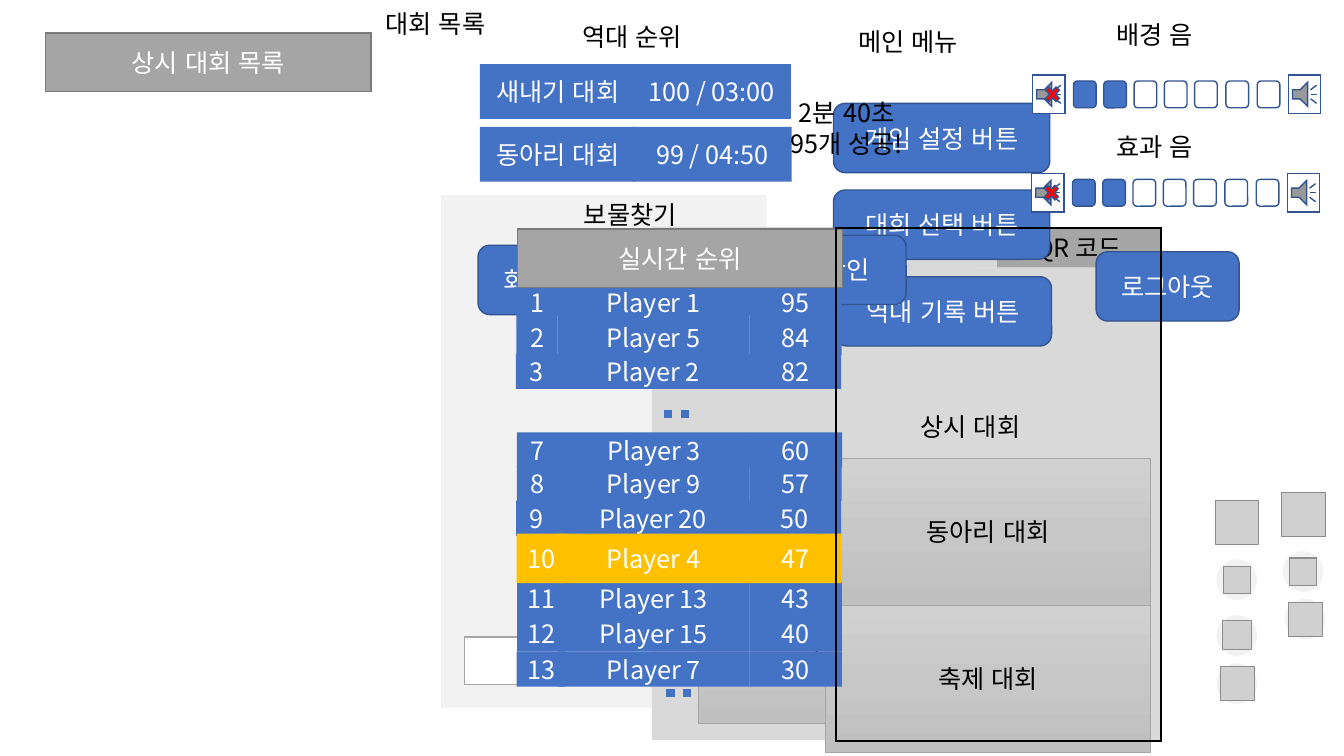
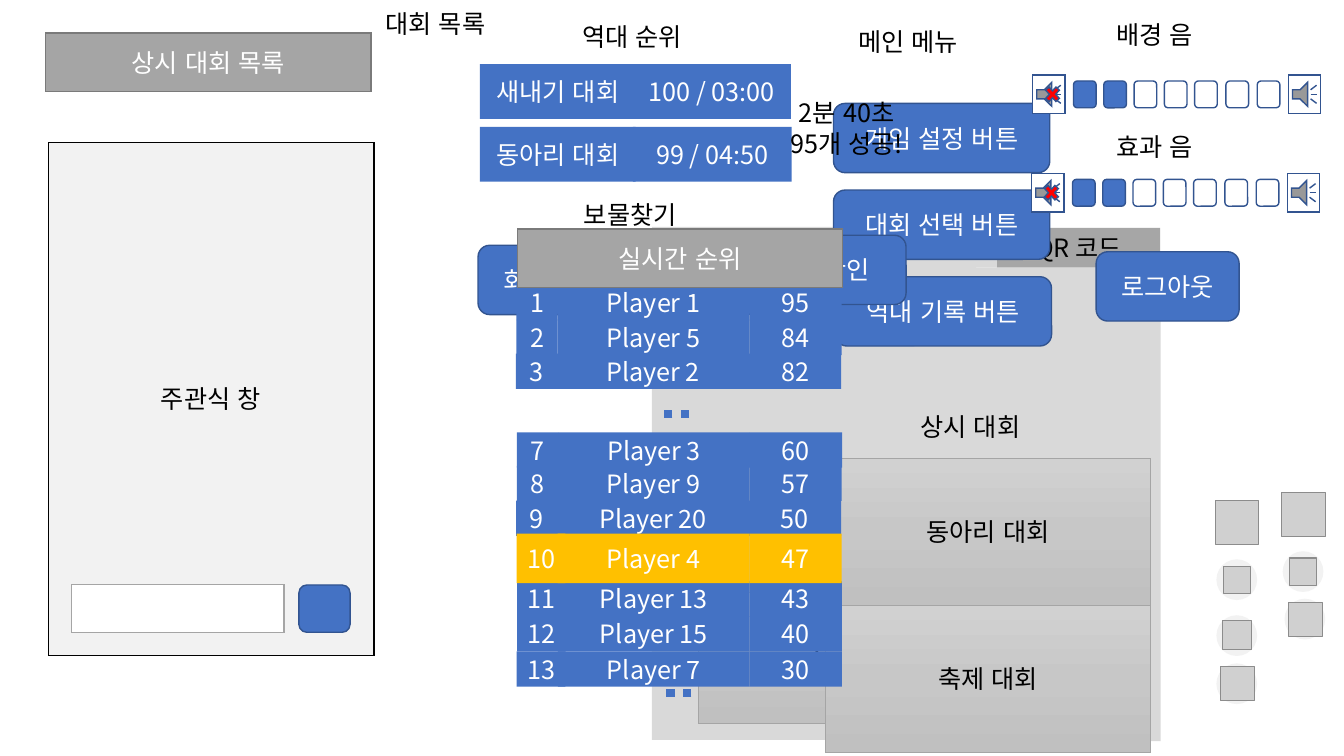
Before and after one commit to teamskh/Project-Treasurehunt_skhu, a slide deck: slide 2 of report/씬 용.pptx. Drawn at 1344x756 pixels with LibreOffice and Linux fonts; fonts in the diff are those of the drawing; grey boxes stand for pictures. Boxes give left, top, right and bottom in pixels: in the first picture for what was removed or moved away, otherwise in the second. Text is boxed around its words. In the diff, an @@ line names an element or a change of style, - is before the commit and + after.

```diff
--- a/report/씬 용.pptx
+++ b/report/씬 용.pptx
@@ rectangle "주관식 창" moved from (x1=442, y1=195, x2=767, y2=708) to (x1=48, y1=142, x2=374, y2=655) @@
@@ rectangle moved from (x1=836, y1=228, x2=1162, y2=741) to (x1=48, y1=142, x2=374, y2=655) @@
@@ rectangle moved from (x1=465, y1=637, x2=678, y2=685) to (x1=72, y1=585, x2=284, y2=632) @@
@@ rounded rectangle added at (x1=299, y1=585, x2=351, y2=632), fill #4472C4, outline #325491 1 pt @@
```
Also in this commit, not shown: 1 other slide changed, 9 other files.
